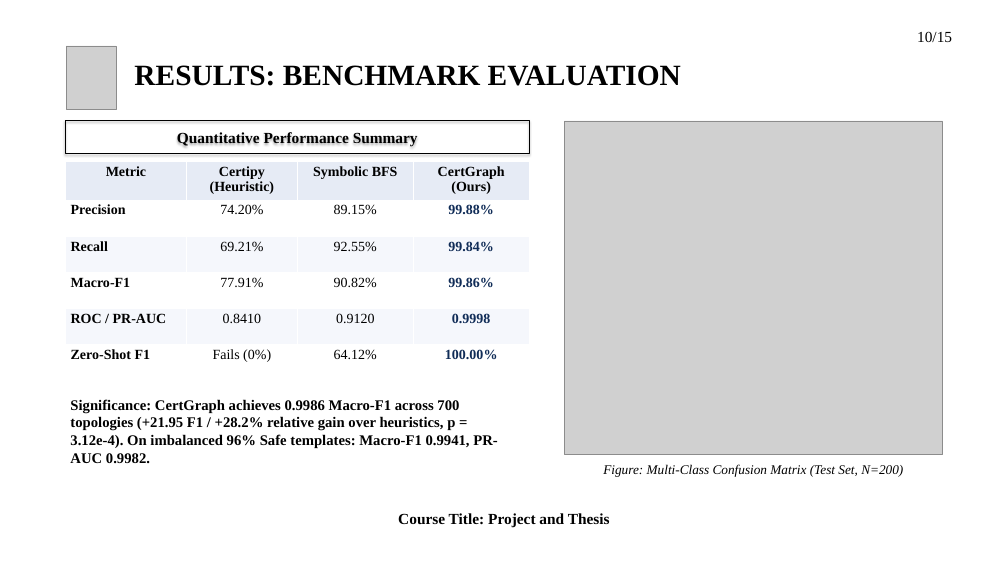
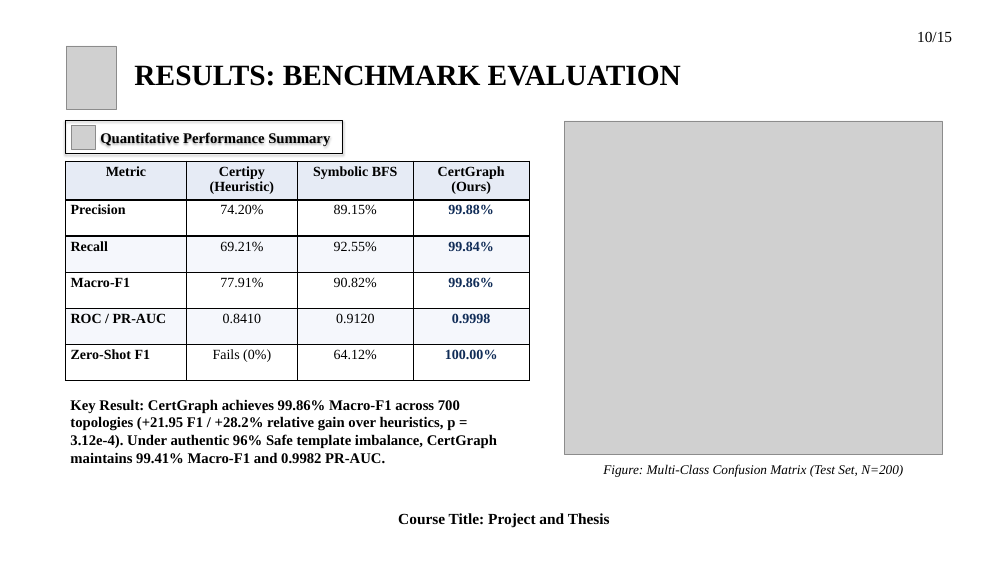
Before and after one commit to hasanshahriar32/GOAD, a slide deck: slide 10 of thesis_paper/certgraph_thesis_defense.pptx. Drawn at 1008x567 pixels with LibreOffice and Linux fonts; fonts in the diff are those of the drawing; grey boxes stand for pictures; background and template pictures are left out. Boxes give left, top, right and bottom in pixels: in the first picture for what was removed or moved away, otherwise in the second. Text is boxed around its words. In the diff, an @@ line names an element or a change of style, - is before the commit and + after.

```diff
--- a/thesis_paper/certgraph_thesis_defense.pptx
+++ b/thesis_paper/certgraph_thesis_defense.pptx
@@ rectangle "Quantitative Performance Summary": place and size @@
-rectangle "Quantitative Performance Summary" at <box>66,121,529,154</box>
+rectangle "Quantitative Performance Summary" at <box>66,121,343,154</box>
@@ rectangle "Quantitative Performance Summary" at <box>66,121,343,154</box>: size 22 to 21 pt; alignment centre to left @@
@@ picture added at <box>72,125,95,149</box> @@
@@ table at <box>66,161,529,378</box> @@
@@ borders changed @@
@@ text at <box>70,399,497,464</box>: text changed @@
-Significance: CertGraph achieves 0.9986 Macro-F1 across 700 topologies (+21.95 F1 / +28.2% relative gain over heuristics, p = 3.12e-4). On imbalanced 96% Safe templates: Macro-F1 0.9941, PR-AUC 0.9982.
+Key Result: CertGraph achieves 99.86% Macro-F1 across 700 topologies (+21.95 F1 / +28.2% relative gain over heuristics, p = 3.12e-4). Under authentic 96% Safe template imbalance, CertGraph maintains 99.41% Macro-F1 and 0.9982 PR-AUC.
```
Also in this commit, not shown: 12 other slides changed, 39 other files.
